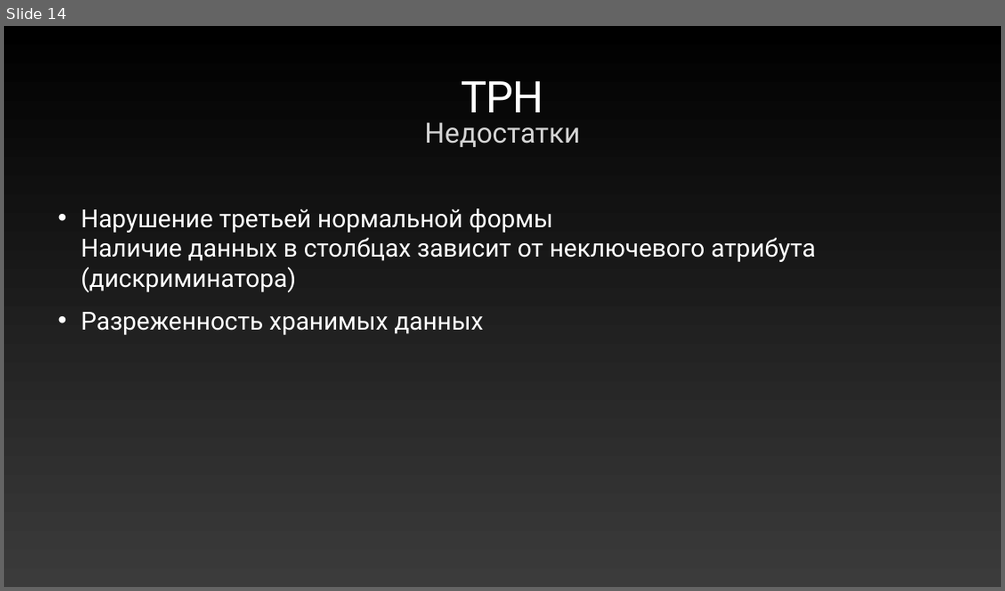
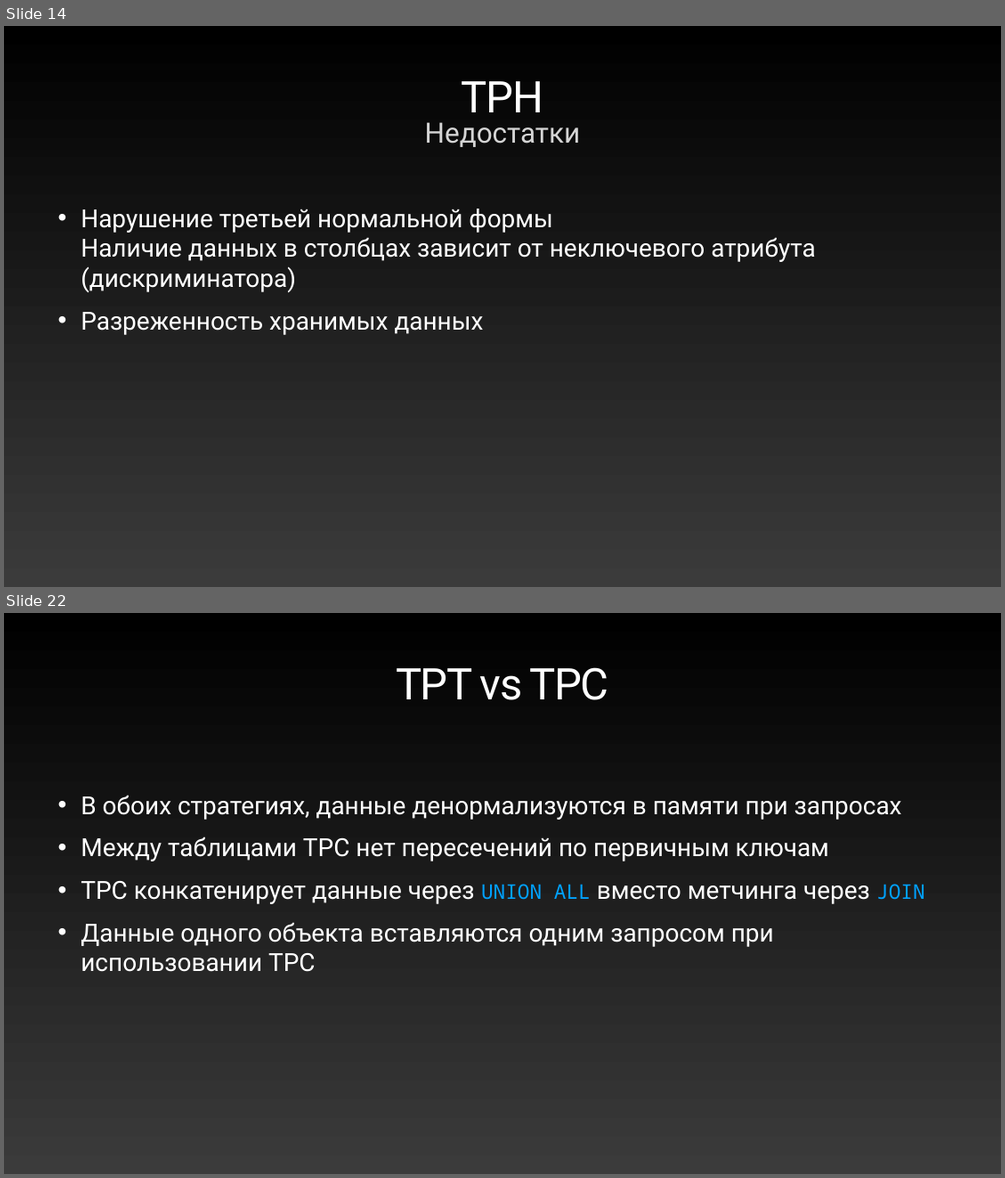
Before and after one commit to ronimizy/SpbDotNet.TPC, a slide deck: Docs/Presentation.pptx. Shown one above the other, each under a label of ours: slide 14 before the commit, slides 14 and 22 after it; the slides between them are not shown. The pictures are 1005x591 and 1005x1178 pixels, drawn with LibreOffice and Linux fonts; fonts in the diff are those of the drawing. Boxes give left, top, right and bottom in pixels: in the first picture for what was removed or moved away, otherwise in the second. Text is boxed around its words. In the diff, an @@ line names an element or a change of style, - is before the commit and + after.

```diff
--- a/Docs/Presentation.pptx
+++ b/Docs/Presentation.pptx
@@ slide 22 added at [4,613,1001,1174], background gradient #000000 to #3B3B3B @@
@@ title added at [396,667,609,700], 84 pt, text gradient #FFFFFF to #929292 @@
+TPT vs TPC
@@ text added at [81,795,925,972], 48 pt, text #FFFFFF @@
+• В обоих стратегиях, данные денормализуются в памяти при запросах
+• Между таблицами TPC нет пересечений по первичным ключам
+• TPC конкатенирует данные через UNION ALL вместо метчинга через JOIN
+• Данные одного объекта вставляются одним запросом при использовании TPC
```
Also in this commit, not shown: 10 slides changed, 25 other slides added, 1 slide removed, 9 other files.
